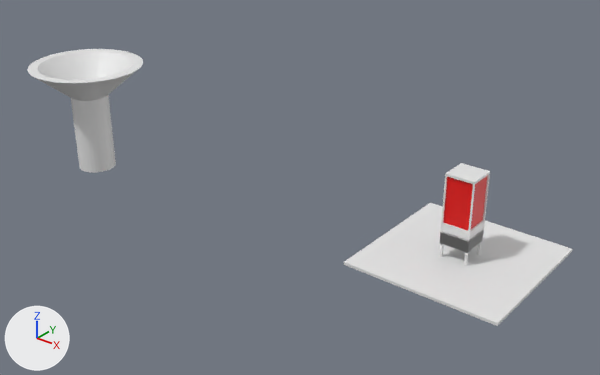
The glTF model exploder/assets/gumball_machine.glb: old version first, new version second.
The view is the same before and after, from a 50 mm lens placed at (21.0, -42.8, 27.5), pointed at (-9.1, -5.1, 4.1). Every picture has the same lights, and +X, +Y and +Z are marked at lower left. Objects named as collision shapes, trigger or cutter boxes, shadow casters or lower levels of detail are left out. Where no turn or scale is listed for an object, it has been applied to the vertices. Vertices at the same position are counted once.

The first picture shows 'Cone', 'Cube', 'case', 'inner-box'.
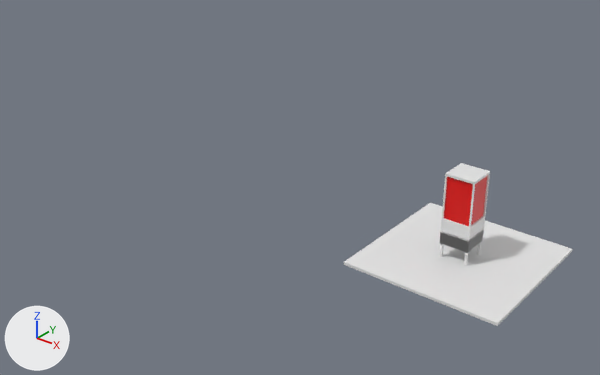
Patch to the scene script:
```diff
--- a/exploder/assets/gumball_machine.glb.py
+++ b/exploder/assets/gumball_machine.glb.py
@@ me_cube_001 @@
 me_cube_001.from_pydata(...)  # 100 vertices, 246 faces; spans x -1.0..1.0, y -1.0..1.0, z -3.9..2.0
 # used by ob_case; location = (0.0, 0.0, 4.0)
+# me_cube_001 part 1: all 12 vertices in x -1.0..1.0, y -1.0..1.0, z -1.41 are moved by (0.0, 0.0, 0.3)
@@ me_inner_box_mesh @@
 # used by ob_inner_box; location = (0.0, 0.0, 4.21)
-me_inner_box_mesh.from_pydata(...)  # 8 vertices, 12 faces; spans x -0.9..0.9, y -0.9..0.9, z -2.17..1.62
+me_inner_box_mesh.from_pydata(...)  # 10 vertices, 16 faces; spans x -0.9..0.9, y -0.9..0.9, z -2.25..1.62
+# me_inner_box_mesh part 2
+# 3 vertices are removed from x -0.9..0.9, y -0.9..0.9, z -2.17
+# 9 faces are deleted
+# 5 vertices are added at (-0.9, 0.9, -2.07), (0.9, -0.9, -2.13), (0.9, 0.9, -2.0), (-0.52, 0.9, -2.17), (-0.4, -0.9, -2.25)
+# 13 new faces join them
 me_inner_box_mesh.materials.append(mat_invisible)
@@ ob_cone @@
-ob_cone = bpy.data.objects.new('Cone', me_cone)
-ob_cone.location = (-21.64, -11.28, 10.36)
```

Pixel boxes [x1, y1, x2, y2] of what changed, in the pictures (600 x 375 px; the box of a moved part takes in the faces that stretch with it):
'Cone', deleted
    before: [27, 49, 143, 173]
part 1 of me_cube_001, moved or reshaped
    both: [441, 175, 489, 240]
part 2 of me_inner_box_mesh, moved or reshaped
    before: [444, 214, 483, 230]
    after: [444, 214, 483, 226]
